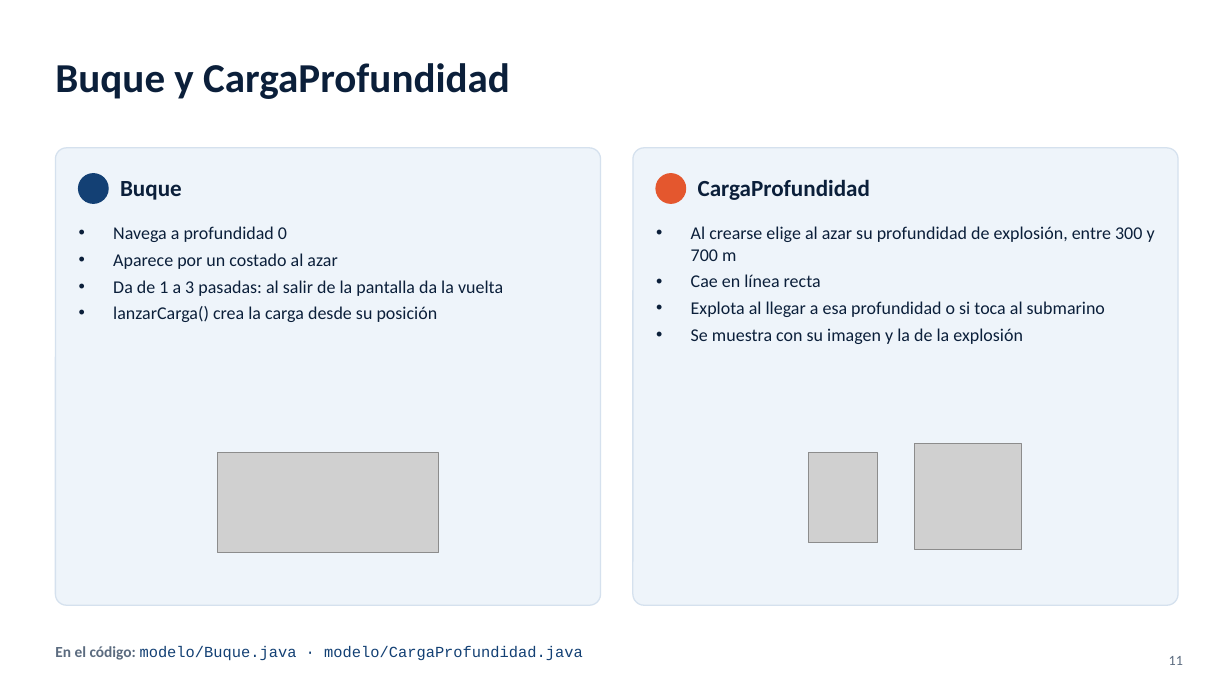
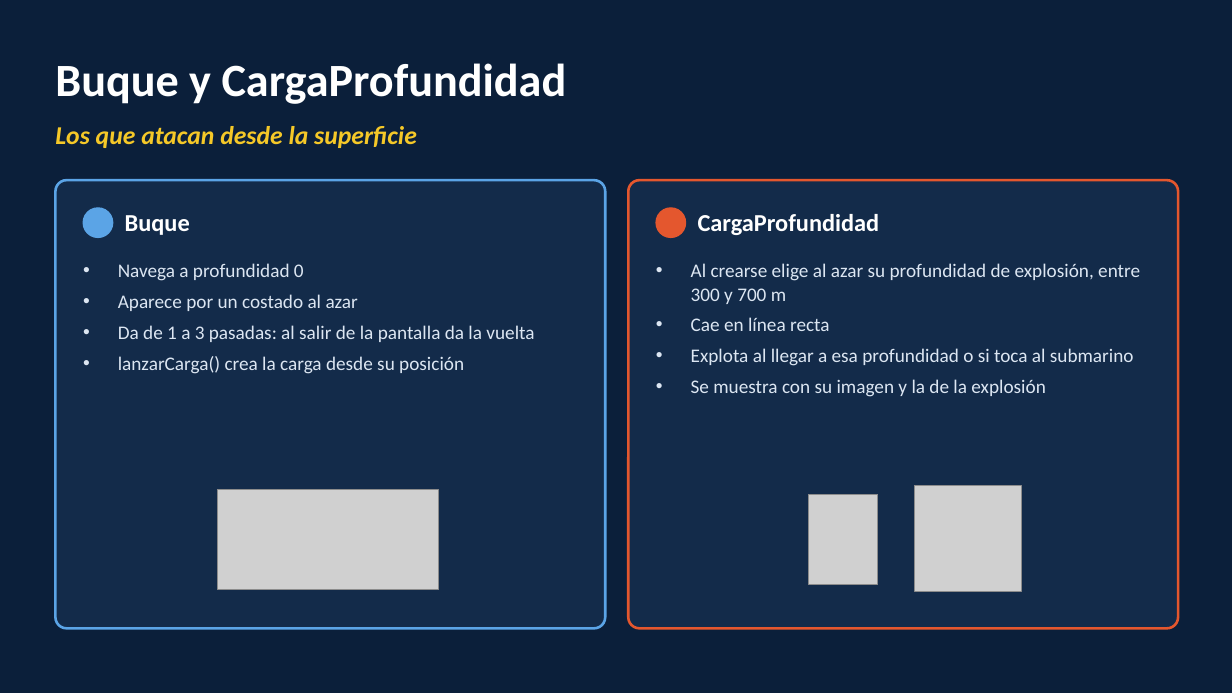
Before and after one commit to dypenaloza/TPO_Submarine_Attack, a slide deck: slide 11 of docs/Presentacion_Submarine_Attack.pptx. Drawn at 1232x693 pixels with LibreOffice and Linux fonts; fonts in the diff are those of the drawing; grey boxes stand for pictures; background and template pictures are left out. Boxes give left, top, right and bottom in pixels: in the first picture for what was removed or moved away, otherwise in the second. Text is boxed around its words. In the diff, an @@ line names an element or a change of style, - is before the commit and + after.

```diff
--- a/docs/Presentacion_Submarine_Attack.pptx
+++ b/docs/Presentacion_Submarine_Attack.pptx
@@ background #FFFFFF to picture (left out) @@
@@ rectangle added at [0, 0, 1232, 693], fill #0B1F3A at 94% opacity @@
@@ text "Buque y CargaProfundidad" at [55, 63, 567, 104]: size 32 to 36 pt, text colour #0B1F3A to #FFFFFF @@
@@ text added at [55, 126, 417, 148], 20 pt, text #F5C828, bold, italic @@
+Los que atacan desde la superficie
@@ rounded rectangle: place and size @@
-rounded rectangle at [55, 148, 601, 605]
+rounded rectangle at [55, 180, 605, 628]
@@ rounded rectangle at [55, 180, 605, 628]: fill #EEF4FA to #132B4A; outline #D5E1EE 1 pt to #5BA4E6 2 pt; proportions changed @@
@@ ellipse: place and size @@
-ellipse at [79, 174, 108, 203]
+ellipse at [83, 208, 113, 238]
@@ ellipse at [83, 208, 113, 238]: fill #134074 to #5BA4E6; outline #134074 1 pt to #5BA4E6 1 pt @@
@@ text "Buque": place and size @@
-text "Buque" at [120, 181, 182, 200]
+text "Buque" at [125, 215, 190, 235]
@@ text "Buque" at [125, 215, 190, 235]: size 18 to 19 pt, text colour #0B1F3A to #FFFFFF @@
@@ rounded rectangle: place and size @@
-rounded rectangle at [633, 148, 1178, 605]
+rounded rectangle at [628, 180, 1178, 628]
@@ rounded rectangle at [628, 180, 1178, 628]: fill #EEF4FA to #132B4A; outline #D5E1EE 1 pt to #E4572E 2 pt; proportions changed @@
@@ ellipse: place and size @@
-ellipse at [656, 174, 686, 203]
+ellipse at [656, 208, 686, 238]
@@ text "CargaProfundidad" at [698, 214, 880, 235]: size 18 to 19 pt, text colour #0B1F3A to #FFFFFF @@
@@ text "CargaProfundidad": place and size @@
-text "CargaProfundidad" at [698, 179, 870, 200]
+text "CargaProfundidad" at [698, 214, 880, 235]
@@ text "Navega a profundidad 0": place and size @@
-text "Navega a profundidad 0" at [113, 226, 503, 322]
+text "Navega a profundidad 0" at [118, 263, 534, 374]
@@ text "Navega a profundidad 0" at [118, 263, 534, 374]: size 14 to 15 pt, text colour #0B1F3A to #DCE6F2; more space between paragraphs @@
@@ text "Al crearse elige al azar ..." at [691, 263, 1140, 397]: size 14 to 15 pt, text colour #0B1F3A to #DCE6F2; more space between paragraphs @@
@@ text "Al crearse elige al azar ...": place and size @@
-text "Al crearse elige al azar ..." at [691, 226, 1155, 344]
+text "Al crearse elige al azar ..." at [691, 263, 1140, 397]
@@ picture: place and size @@
-picture at [217, 453, 439, 553]
+picture at [217, 490, 439, 590]
@@ picture: place and size @@
-picture at [809, 453, 878, 543]
+picture at [809, 494, 878, 584]
@@ picture: place and size @@
-picture at [915, 444, 1021, 550]
+picture at [915, 485, 1021, 592]
@@ text removed at [55, 646, 583, 661] @@
-En el código: modelo/Buque.java · modelo/CargaProfundidad.java
@@ page number removed at [1169, 656, 1183, 665] @@
-11
```
Also in this commit, not shown: 7 other slides changed, 3 slides added, 3 slides removed, 1 other file.
